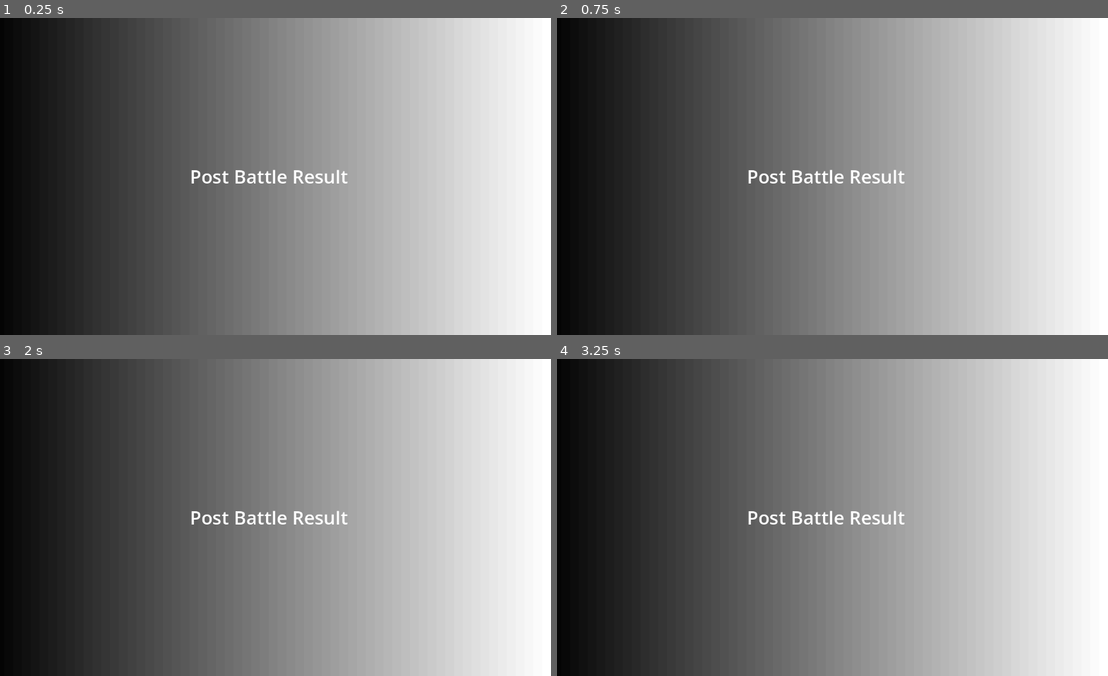
Above: before the commit, frames 1-4 (two rows, left to right).
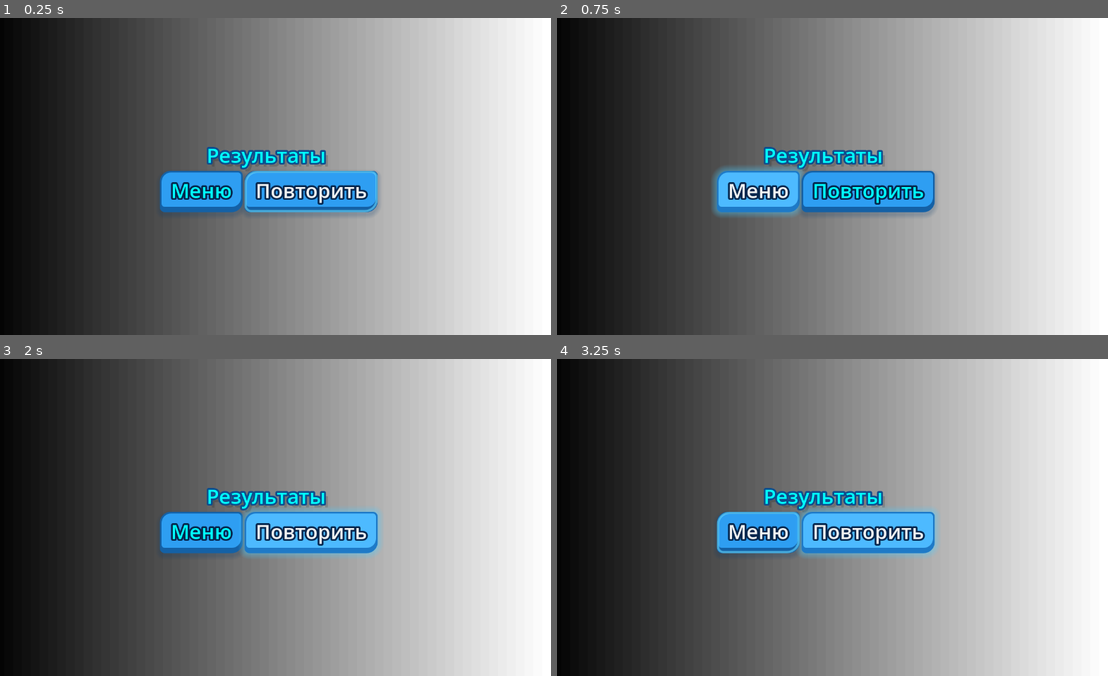
Above: after the commit, the same moments.

Repository: GGamezebo/quizmatik
Game: Godot game, scene res://src/contexts/post_battle_context/post_battle_context.tscn
The game is run twice, just before and just after one commit, with the same random seed, the same clock (stepped at 60 frames per second) and the same inputs. This scene is started directly instead of the project's main scene.
Inputs (mouse positions are in pixels of both pictures, inside the frame that each line leads up to):
- Up to frame 1 (0.25 s): no input
- Up to frame 2 (0.75 s): click (760, 192) at 0.5 s, where only the run after the commit has a clickable "Meню"
- Up to frame 3 (2 s): click (308, 533) at 1.25 s, where only the run after the commit has a clickable "Повторить"
- Up to frame 4 (3.25 s): tap Enter at 2 s; hold Right (ui_right) 2.03-2.78 s; tap Space (shoot) at 2.1, 2.75 s; hold Down (ui_down) from 2.78 s (still down); tap Tab at 2.85 s

The runs differ from the first frame. In frame 1, 6.3% of the frame differs, in the area x 28-69%, y 40-63%; in frame 2, 6.8%; in frame 3, 6.6%; in frame 4, 6.6%.

Commit message:
Enhance post-battle context by adding main events and button connections; update scene structure and resource paths

Diff:
--- a/src/contexts/post_battle_context/post_battle_context.gd
+++ b/src/contexts/post_battle_context/post_battle_context.gd
@@ -1,4 +1,15 @@
 extends IContext
 
+@export_category('Major components')
+@export var main_events: MainEvents
+@export_group('Buttons')
+@export var menu_button: Button
+@export var repeat_button: Button
+
 func _ready() -> void:
-	pass # Replace with function body.
+	repeat_button.grab_focus()
+
+	menu_button.pressed.connect(_on_menu)
+
+func _on_menu() -> void:
+	main_events.ev_return_to_menu.emit()
--- a/src/contexts/post_battle_context/post_battle_context.tscn
+++ b/src/contexts/post_battle_context/post_battle_context.tscn
@@ -1,17 +1,18 @@
 [gd_scene format=3 uid="uid://df5u08rtrxes8"]
 
 [ext_resource type="Script" uid="uid://15oswvc8w8gn" path="res://src/contexts/post_battle_context/post_battle_context.gd" id="1_uxaqq"]
+[ext_resource type="Resource" uid="uid://gld8eub23u54" path="res://src/contexts/main_context/main_events.tres" id="2_jg6wr"]
 
 [sub_resource type="Gradient" id="Gradient_8ab8u"]
 
 [sub_resource type="GradientTexture2D" id="GradientTexture2D_uxaqq"]
 gradient = SubResource("Gradient_8ab8u")
 
-[sub_resource type="LabelSettings" id="LabelSettings_8ab8u"]
-font_size = 42
-
-[node name="PostBattleContext" type="Node" unique_id=1710544667]
+[node name="PostBattleContext" type="Node" unique_id=1710544667 node_paths=PackedStringArray("menu_button", "repeat_button")]
 script = ExtResource("1_uxaqq")
+main_events = ExtResource("2_jg6wr")
+menu_button = NodePath("MarginContainer/VBoxContainer/HBoxContainer/Menu")
+repeat_button = NodePath("MarginContainer/VBoxContainer/HBoxContainer/Repeat")
 
 [node name="MarginContainer" type="MarginContainer" parent="." unique_id=908970863]
 anchors_preset = 15
@@ -31,5 +32,16 @@
 
 [node name="Label" type="Label" parent="MarginContainer/VBoxContainer" unique_id=103335890]
 layout_mode = 2
-text = "Post Battle Result"
-label_settings = SubResource("LabelSettings_8ab8u")
+text = "Результаты "
+horizontal_alignment = 1
+
+[node name="HBoxContainer" type="HBoxContainer" parent="MarginContainer/VBoxContainer" unique_id=1271393554]
+layout_mode = 2
+
+[node name="Menu" type="Button" parent="MarginContainer/VBoxContainer/HBoxContainer" unique_id=1286239246]
+layout_mode = 2
+text = "Meню"
+
+[node name="Repeat" type="Button" parent="MarginContainer/VBoxContainer/HBoxContainer" unique_id=470955958]
+layout_mode = 2
+text = "Повторить"
Not shown: 1 places in src/contexts/menu_context/menu_context.tscn that only renumber resources
